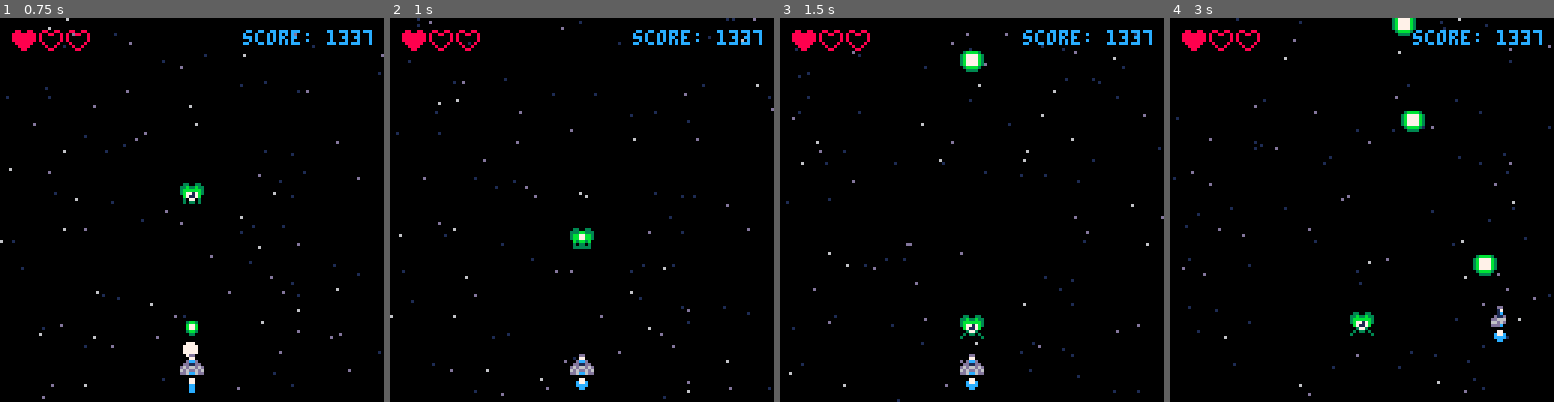
Above: before the commit, frames 1-4 (left to right).
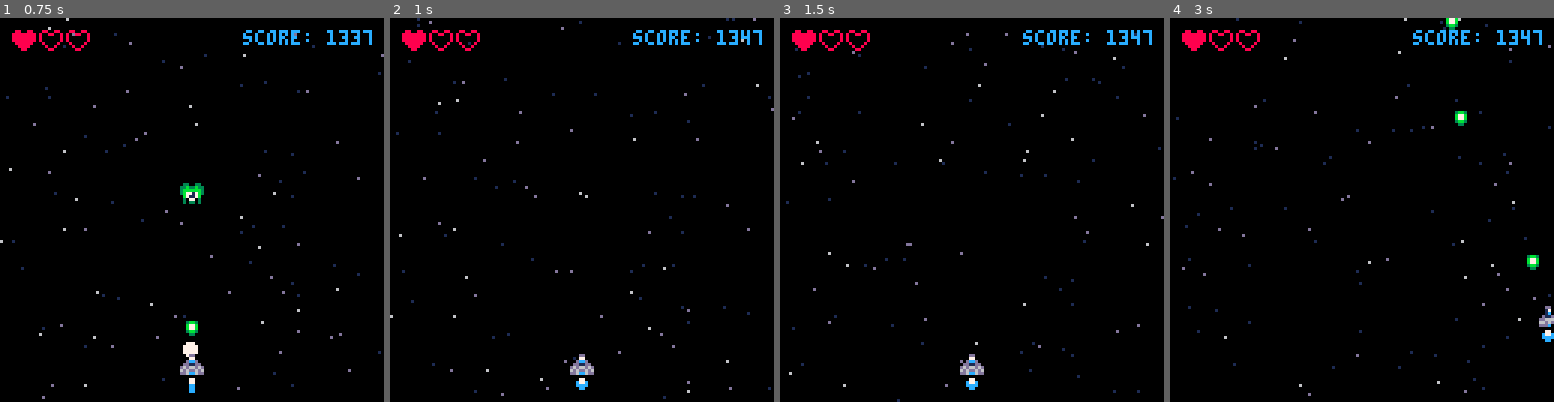
Above: after the commit, the same moments.

Repository: salty-max/cherry-bomb
Game: PICO-8 cartridge cherry.p8
Two runs of this game, one before a commit and one after it. Both use one fixed random seed, a clock stepped at 60 frames per second and the inputs below.
Inputs:
- Up to frame 1 (0.75 s): tap X (X key) at 0.33 s; tap O (Z key) at 0.7 s
- Up to frame 2 (1 s): no input
- Up to frame 3 (1.5 s): tap X (X key) at 1.07 s
- Up to frame 4 (3 s): hold Right 1.6-2.1 s; tap O (Z key) every 0.4 s from 1.7 to 2.9 s; tap X (X key) at 1.85, 2.97 s; hold Up 2.15-2.42 s; hold Right from 2.47 s (still down)

Frame 1 is identical in both runs. In frame 2, 0.3% of the frame differs, in the area x 46-93%, y 3-61%; in frame 3, 0.6%; in frame 4, 1.9%, in the area x 46-100%, y 0-85%.

Commit message:
feat: mob / bullet collision

Diff:
--- a/src/update.lua
+++ b/src/update.lua
@@ -11,7 +11,18 @@
     if b.y < -8 then
       del(bul, b)
     end
+
     b.y -= bul_spd
+
+    for m in all(mobs) do
+      if collide(b, m) then
+        sfx(2)
+        del(bul, b)
+        del(mobs, m)
+        score += 10
+      end
+    end
+
     b.spr = 1 + flr((a_t / 6) % #b.anm)
   end
 end
Not shown, changed: the sound effects (__sfx__) section of cherry.p8
